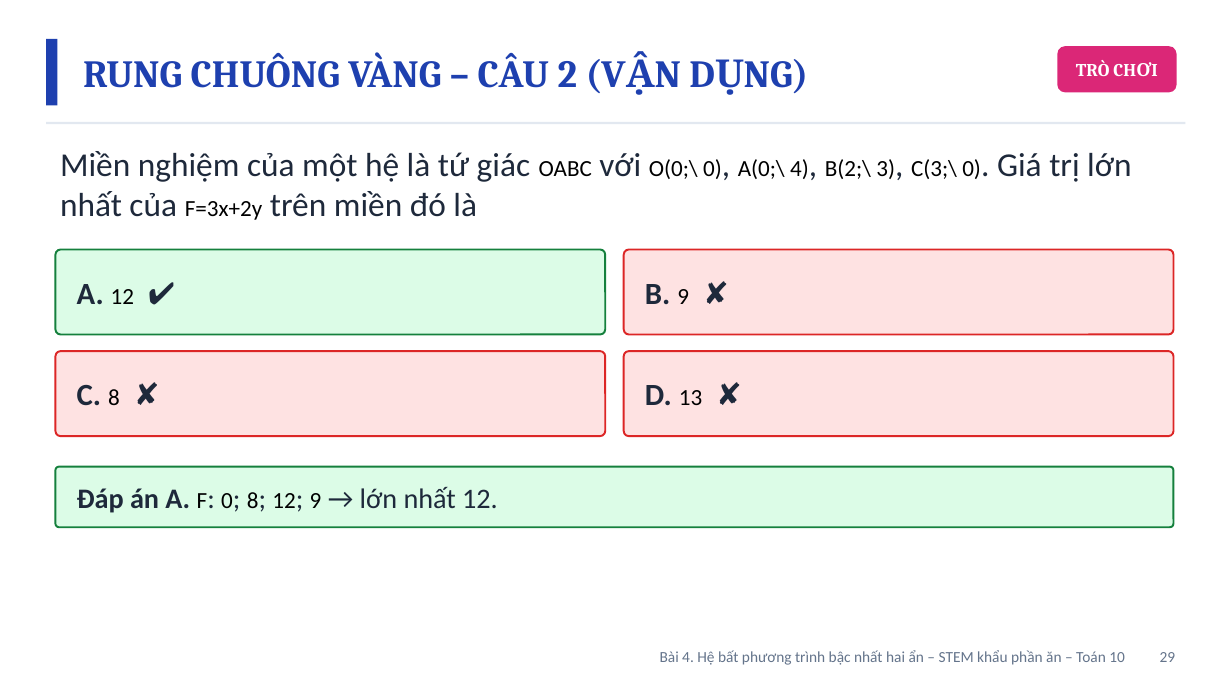
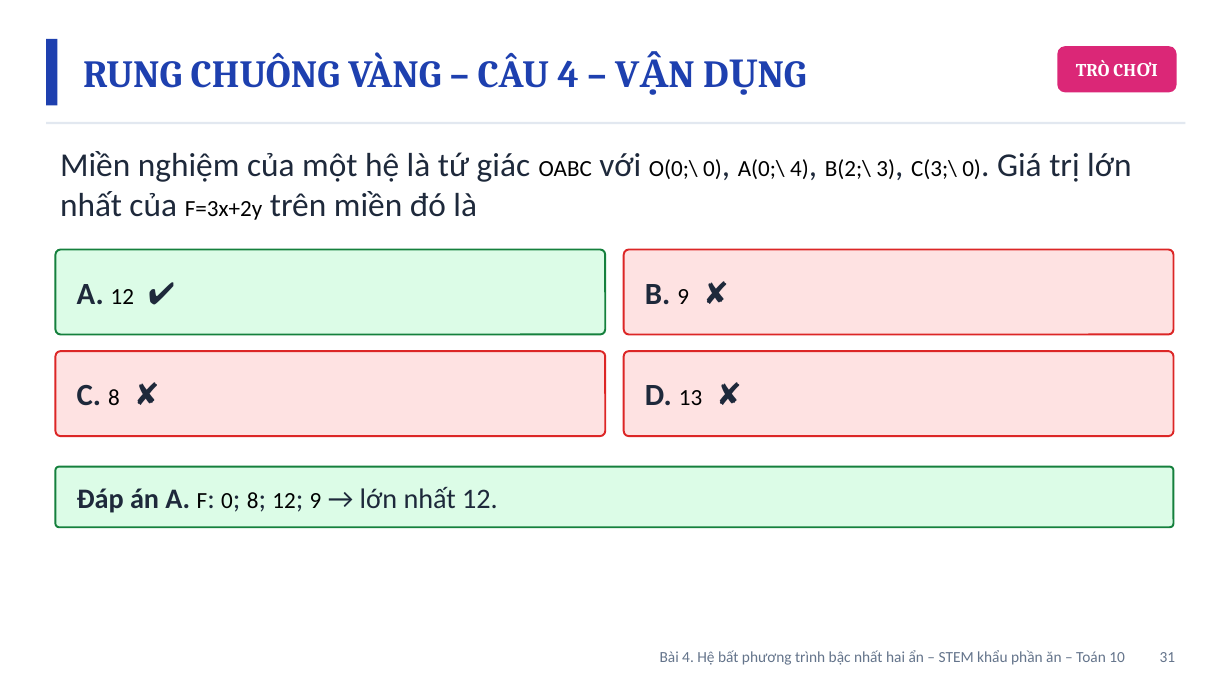
Before and after one commit to Trangtu66/Taode_thi_online, a slide deck: slide 31 of mon/toan/slide/lop10/BaiGiangDienTu_TOAN10_Bai4_HeBPT_STEM_KhauPhanAn_T12-14.pptx (slide 29 before the commit). Drawn at 1232x693 pixels with LibreOffice and Linux fonts; fonts in the diff are those of the drawing. Boxes give left, top, right and bottom in pixels: in the first picture for what was removed or moved away, otherwise in the second. Text is boxed around its words. In the diff, an @@ line names an element or a change of style, - is before the commit and + after.

```diff
--- a/mon/toan/slide/lop10/BaiGiangDienTu_TOAN10_Bai4_HeBPT_STEM_KhauPhanAn_T12-14.pptx
+++ b/mon/toan/slide/lop10/BaiGiangDienTu_TOAN10_Bai4_HeBPT_STEM_KhauPhanAn_T12-14.pptx
@@ text at (x1=83, y1=52, x2=579, y2=88): text changed @@
-RUNG CHUÔNG VÀNG – CÂU 2 (VẬN DỤNG)
+RUNG CHUÔNG VÀNG – CÂU 4 – VẬN DỤNG
@@ text at (x1=660, y1=650, x2=1176, y2=665): text changed @@
-Bài 4. Hệ bất phương trình bậc nhất hai ẩn – STEM khẩu phần ăn – Toán 10 29
+Bài 4. Hệ bất phương trình bậc nhất hai ẩn – STEM khẩu phần ăn – Toán 10 31
```
Also in this commit, not shown: 8 other slides changed, 4 slides added, 9 other files.
